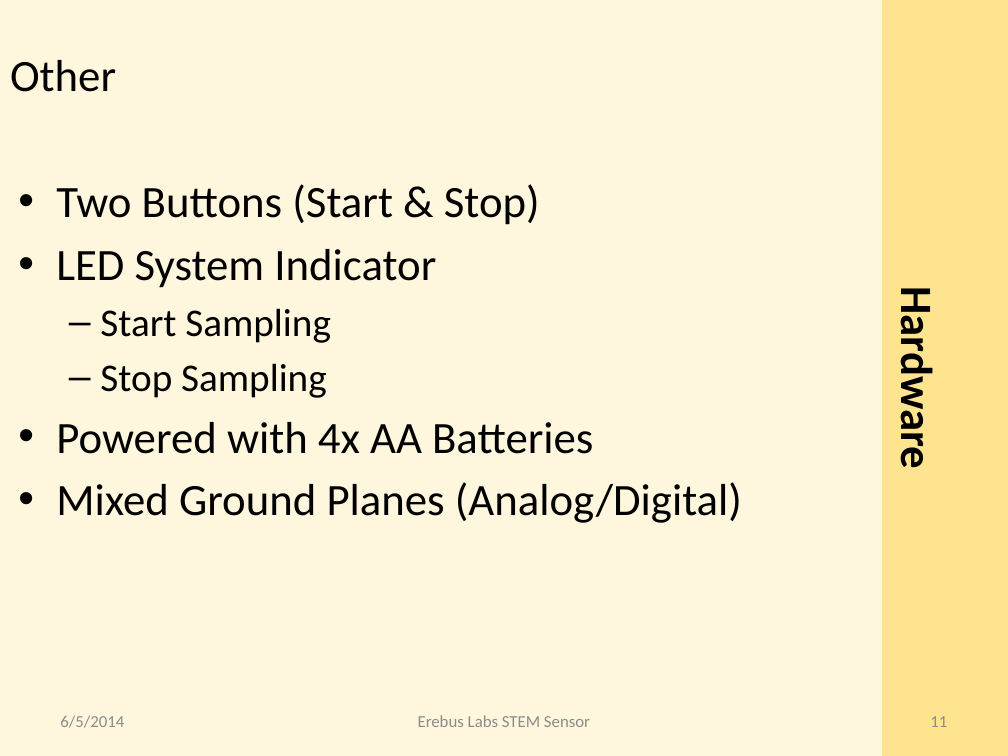
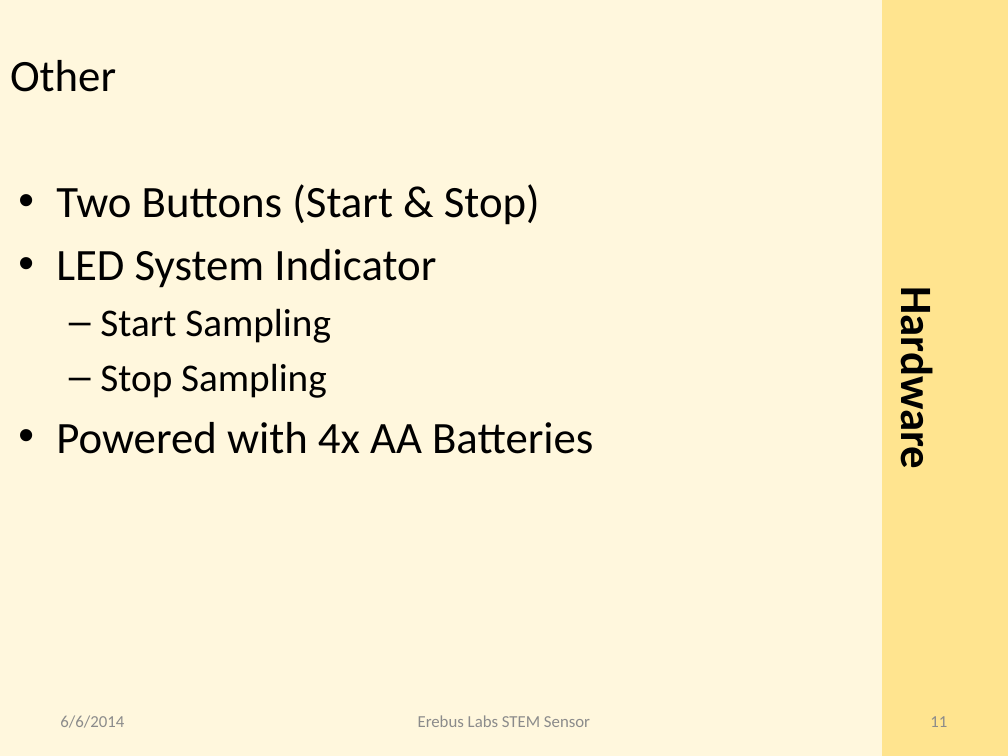
Before and after one commit to erebus-labs/PSU-VOC-SENSOR-2K14, a slide deck: slide 11 of Documents/source_documents/Presentation.pptx. Drawn at 1008x756 pixels with LibreOffice and Linux fonts; fonts in the diff are those of the drawing. Boxes give left, top, right and bottom in pixels: in the first picture for what was removed or moved away, otherwise in the second. Text is boxed around its words. In the diff, an @@ line names an element or a change of style, - is before the commit and + after.

Commit message:
PPT Updates

```diff
--- a/Documents/source_documents/Presentation.pptx
+++ b/Documents/source_documents/Presentation.pptx
@@ text at (56,482,742,523): paragraph removed @@
-• Mixed Ground Planes (Analog/Digital)
@@ text at (60,715,124,728): text changed @@
-6/5/2014
+6/6/2014
```
Also in this commit, not shown: 24 other slides changed.
